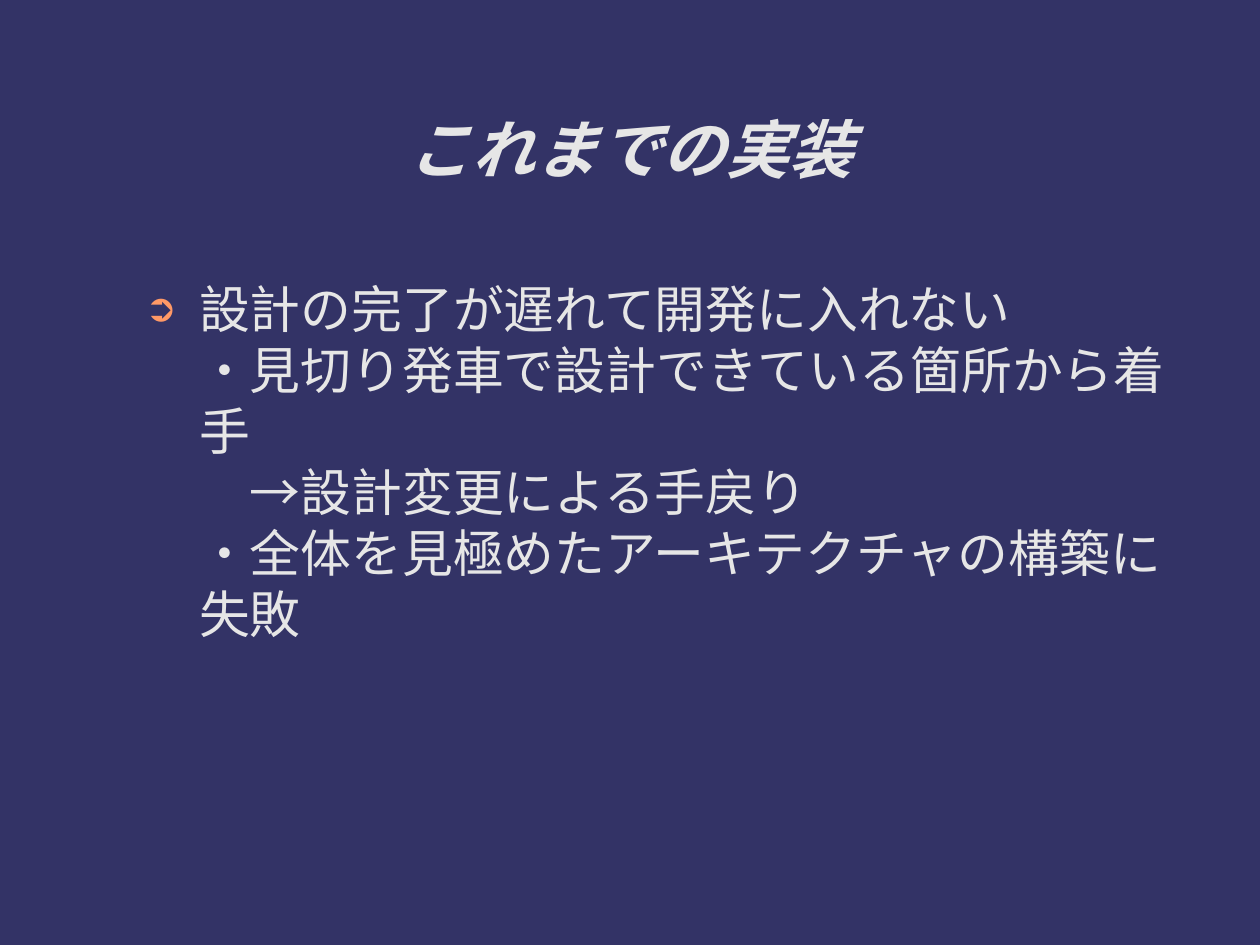
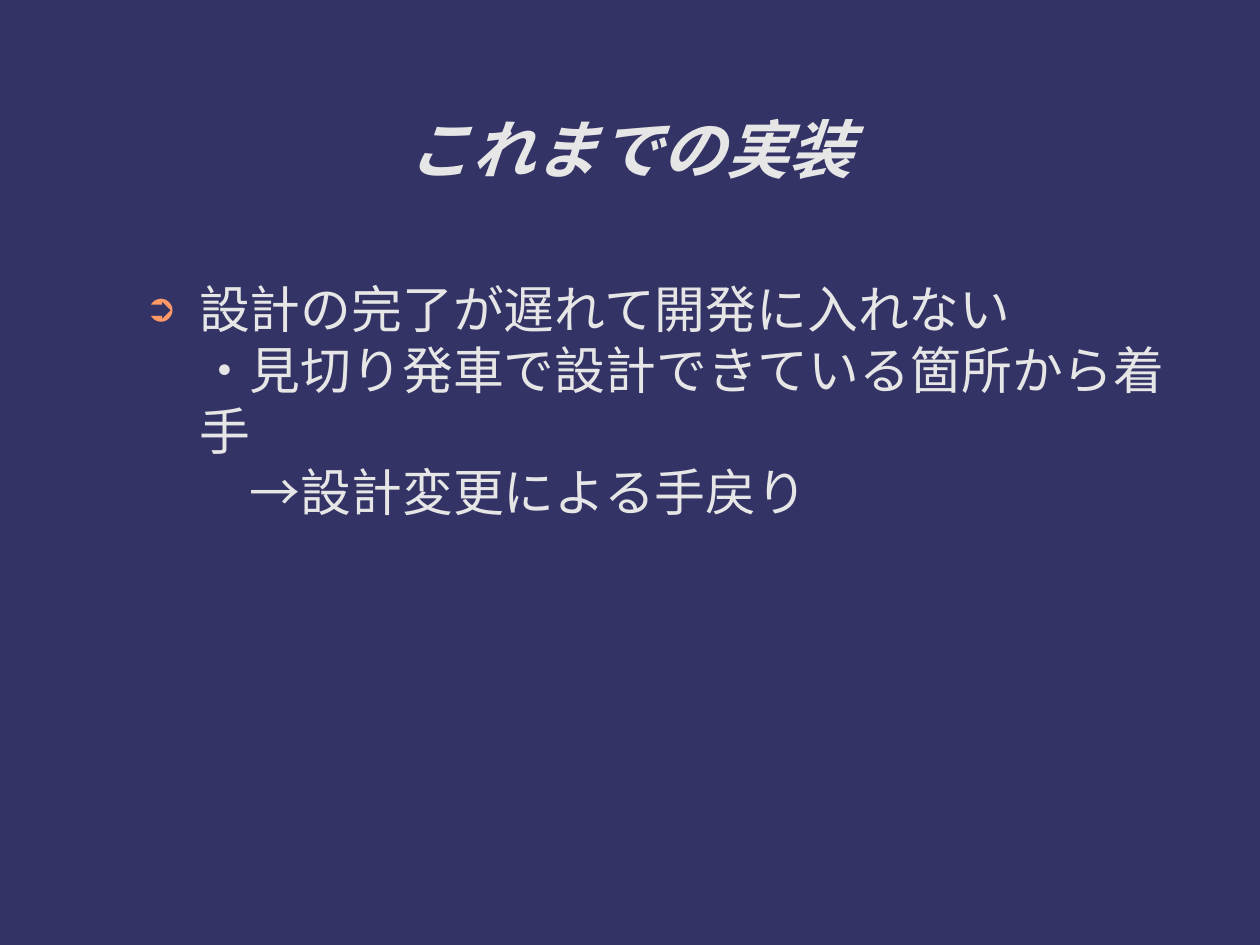
Before and after one commit to ichylinux/daddy, a slide deck: slide 7 of doc/concept.odp. Drawn at 1260x945 pixels with LibreOffice and Linux fonts; fonts in the diff are those of the drawing. Boxes give left, top, right and bottom in pixels: in the first picture for what was removed or moved away, otherwise in the second. Text is boxed around its words. In the diff, an @@ line names an element or a change of style, - is before the commit and + after.

```diff
--- a/doc/concept.odp
+++ b/doc/concept.odp
@@ text at (199,285,1164,515): text changed @@
-➲ 設計の完了が遅れて開発に入れない
-  ・見切り発車で設計できている箇所から着手
-  →設計変更による手戻り
-  ・全体を見極めたアーキテクチャの構築に失敗
+➲ 設計の完了が遅れて開発に入れない
+  ・見切り発車で設計できている箇所から着手
+  →設計変更による手戻り
```
Also in this commit, not shown: 7 other slides changed.
